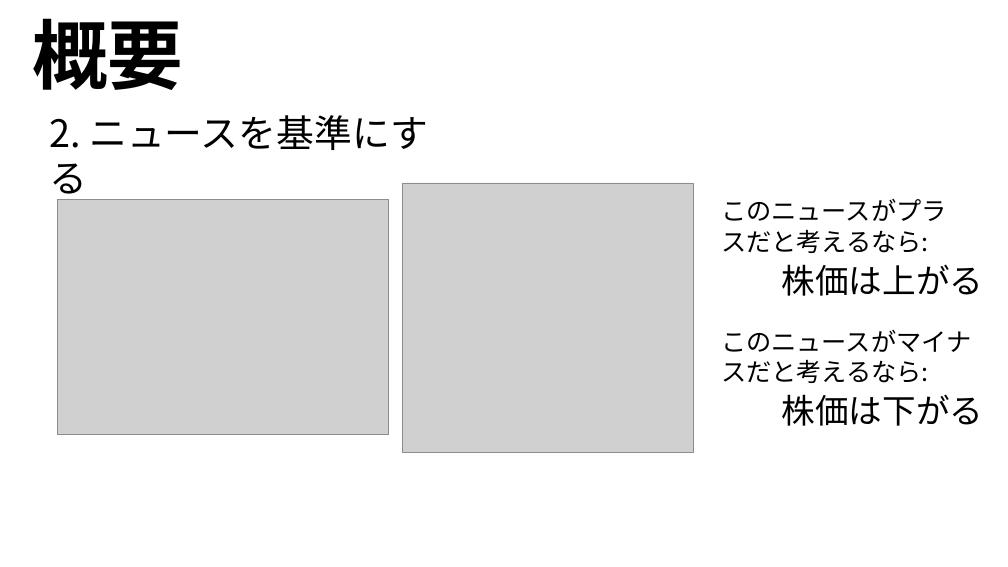
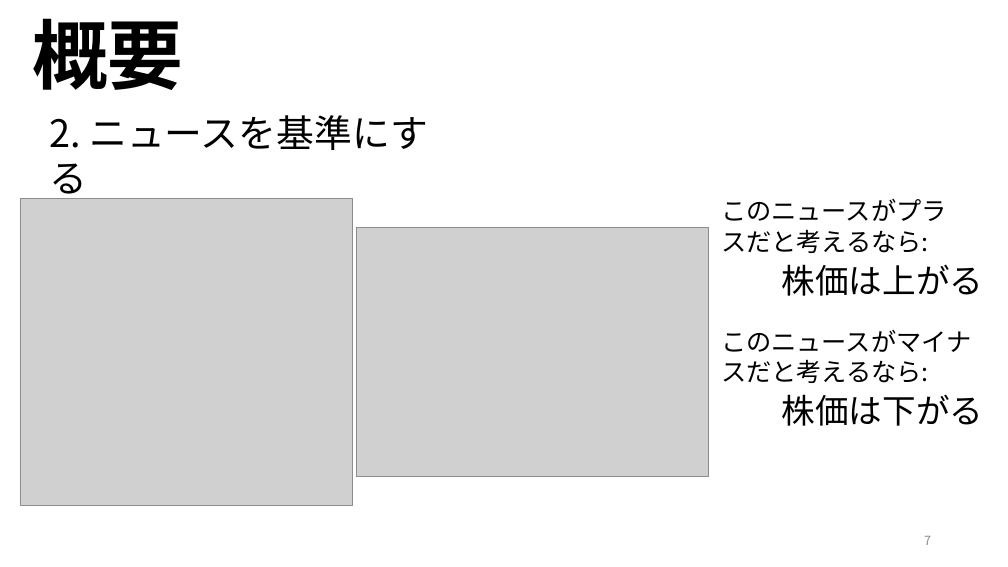
Before and after one commit to ryoww/PBL_stock, a slide deck: slide 7 of 最終報告.pptx (slide 6 before the commit). Drawn at 1008x567 pixels with LibreOffice and Linux fonts; fonts in the diff are those of the drawing; grey boxes stand for pictures. Boxes give left, top, right and bottom in pixels: in the first picture for what was removed or moved away, otherwise in the second. Text is boxed around its words. In the diff, an @@ line names an element or a change of style, - is before the commit and + after.

```diff
--- a/最終報告.pptx
+++ b/最終報告.pptx
@@ picture: place and size @@
-picture at [402,183,693,453]
+picture at [21,199,352,506]
@@ picture: place and size @@
-picture at [57,200,389,435]
+picture at [357,227,709,476]
@@ page number added at [924,536,931,545], 12 pt, text #8C8C8C @@
+7
```
Also in this commit, not shown: 22 other slides changed, 4 slides added, 2 slides removed, 1 other file.
